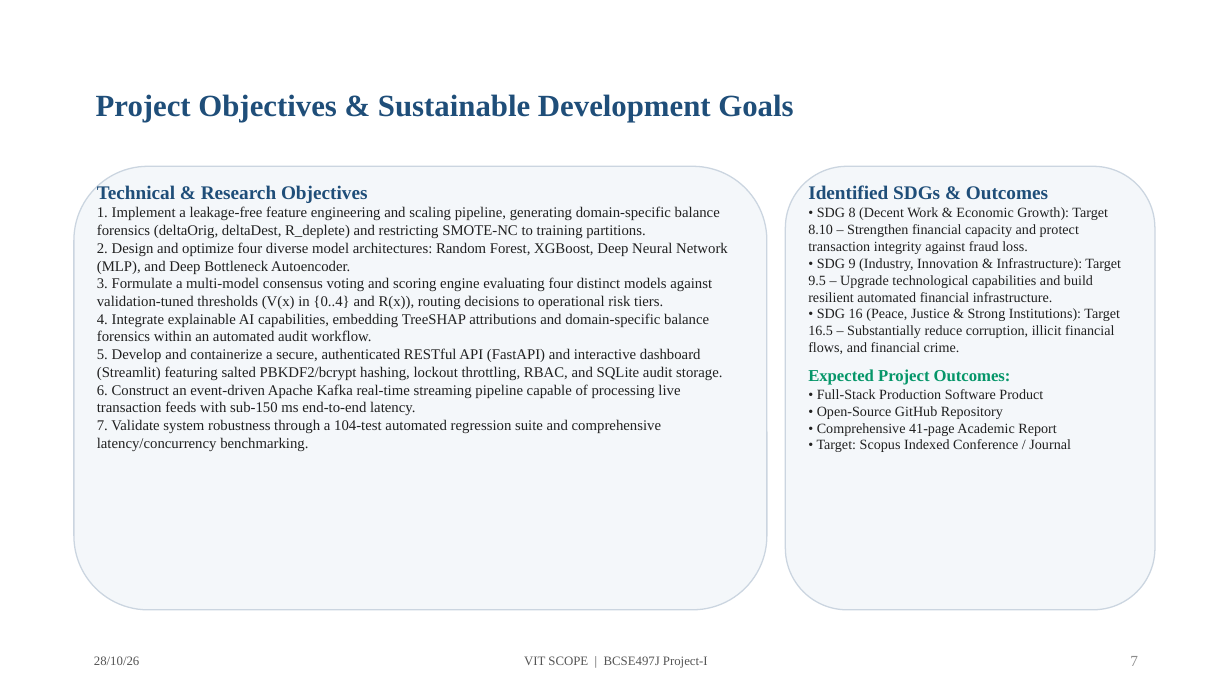
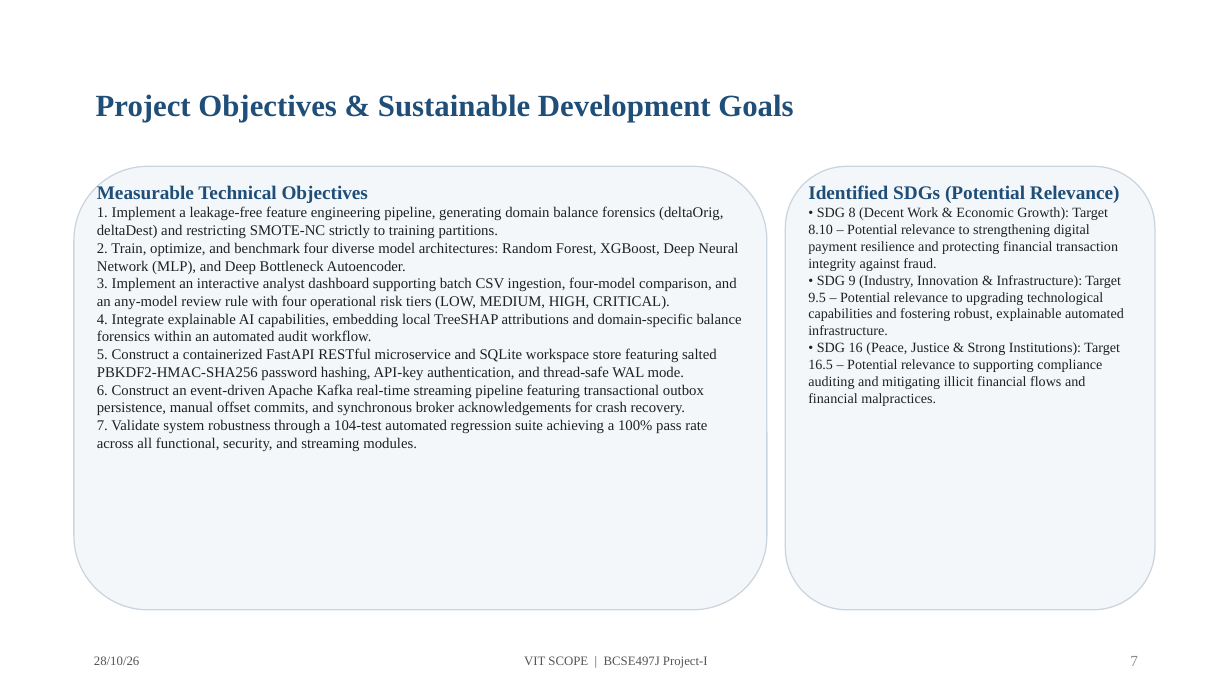
Before and after one commit to animeshlabh57-rgb/AI-Based-Financial-Fraud-Detection-System, a slide deck: slide 7 of docs/Review 3- 28-10- 2026 (1).pptx. Drawn at 1232x693 pixels with LibreOffice and Linux fonts; fonts in the diff are those of the drawing; grey boxes stand for pictures. Boxes give left, top, right and bottom in pixels: in the first picture for what was removed or moved away, otherwise in the second. Text is boxed around its words. In the diff, an @@ line names an element or a change of style, - is before the commit and + after.

Commit message:
Align Review 3 presentation with downloaded repository code and audit guidelines

```diff
--- a/docs/Review 3- 28-10- 2026 (1).pptx
+++ b/docs/Review 3- 28-10- 2026 (1).pptx
@@ text at (x1=97, y1=184, x2=742, y2=451): text changed @@
-Technical & Research Objectives
-1. Implement a leakage-free feature engineering and scaling pipeline, generating domain-specific balance forensics (deltaOrig, deltaDest, R_deplete) and restricting SMOTE-NC to training partitions.
-2. Design and optimize four diverse model architectures: Random Forest, XGBoost, Deep Neural Network (MLP), and Deep Bottleneck Autoencoder.
-3. Formulate a multi-model consensus voting and scoring engine evaluating four distinct models against validation-tuned thresholds (V(x) in {0..4} and R(x)), routing decisions to operational risk tiers.
-4. Integrate explainable AI capabilities, embedding TreeSHAP attributions and domain-specific balance forensics within an automated audit workflow.
-5. Develop and containerize a secure, authenticated RESTful API (FastAPI) and interactive dashboard (Streamlit) featuring salted PBKDF2/bcrypt hashing, lockout throttling, RBAC, and SQLite audit storage.
-6. Construct an event-driven Apache Kafka real-time streaming pipeline capable of processing live transaction feeds with sub-150 ms end-to-end latency.
-7. Validate system robustness through a 104-test automated regression suite and comprehensive latency/concurrency benchmarking.
+Measurable Technical Objectives
+1. Implement a leakage-free feature engineering pipeline, generating domain balance forensics (deltaOrig, deltaDest) and restricting SMOTE-NC strictly to training partitions.
+2. Train, optimize, and benchmark four diverse model architectures: Random Forest, XGBoost, Deep Neural Network (MLP), and Deep Bottleneck Autoencoder.
+3. Implement an interactive analyst dashboard supporting batch CSV ingestion, four-model comparison, and an any-model review rule with four operational risk tiers (LOW, MEDIUM, HIGH, CRITICAL).
+4. Integrate explainable AI capabilities, embedding local TreeSHAP attributions and domain-specific balance forensics within an automated audit workflow.
+5. Construct a containerized FastAPI RESTful microservice and SQLite workspace store featuring salted PBKDF2-HMAC-SHA256 password hashing, API-key authentication, and thread-safe WAL mode.
+6. Construct an event-driven Apache Kafka real-time streaming pipeline featuring transactional outbox persistence, manual offset commits, and synchronous broker acknowledgements for crash recovery.
+7. Validate system robustness through a 104-test automated regression suite achieving a 100% pass rate across all functional, security, and streaming modules.
@@ text at (x1=808, y1=185, x2=1124, y2=406): text changed @@
-Identified SDGs & Outcomes
-• SDG 8 (Decent Work & Economic Growth): Target 8.10 – Strengthen financial capacity and protect transaction integrity against fraud loss.
-• SDG 9 (Industry, Innovation & Infrastructure): Target 9.5 – Upgrade technological capabilities and build resilient automated financial infrastructure.
-• SDG 16 (Peace, Justice & Strong Institutions): Target 16.5 – Substantially reduce corruption, illicit financial flows, and financial crime.
-Expected Project Outcomes:
-• Full-Stack Production Software Product
-• Open-Source GitHub Repository
-• Comprehensive 41-page Academic Report
-• Target: Scopus Indexed Conference / Journal
+Identified SDGs (Potential Relevance)
+• SDG 8 (Decent Work & Economic Growth): Target 8.10 – Potential relevance to strengthening digital payment resilience and protecting financial transaction integrity against fraud.
+• SDG 9 (Industry, Innovation & Infrastructure): Target 9.5 – Potential relevance to upgrading technological capabilities and fostering robust, explainable automated infrastructure.
+• SDG 16 (Peace, Justice & Strong Institutions): Target 16.5 – Potential relevance to supporting compliance auditing and mitigating illicit financial flows and financial malpractices.
```
Also in this commit, not shown: 13 other slides changed, 4 slides added, 5 other files.
